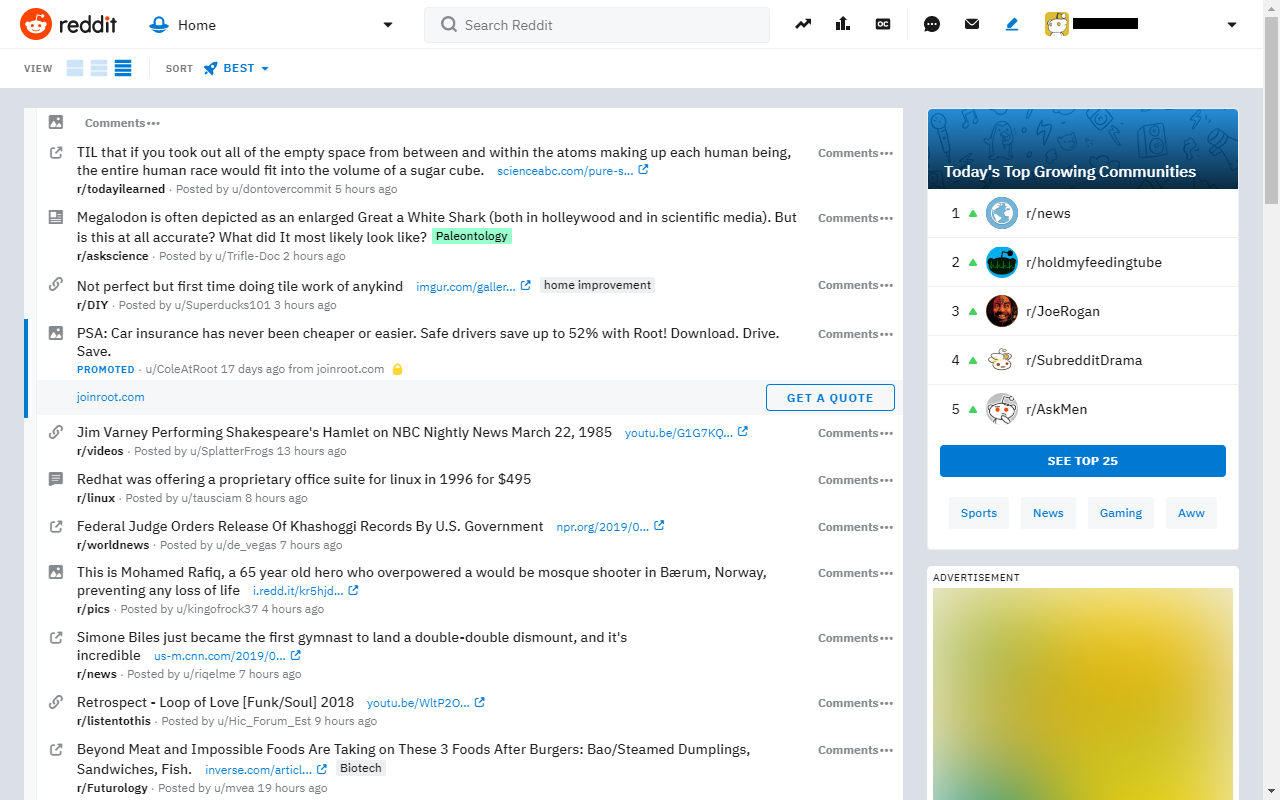
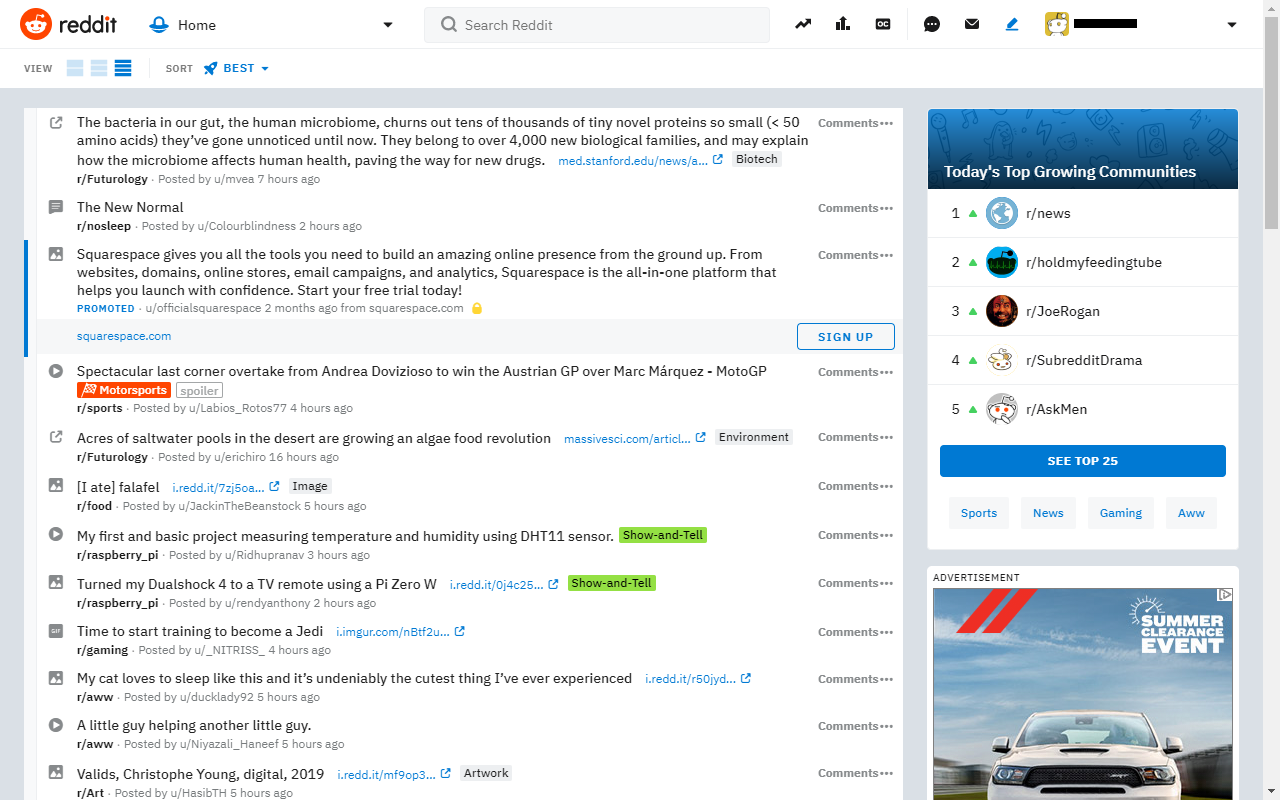
Layers edited between the first and the second 1280px x 800px image:
painted on "Layer 1" over [24, 18, 1278, 800]
